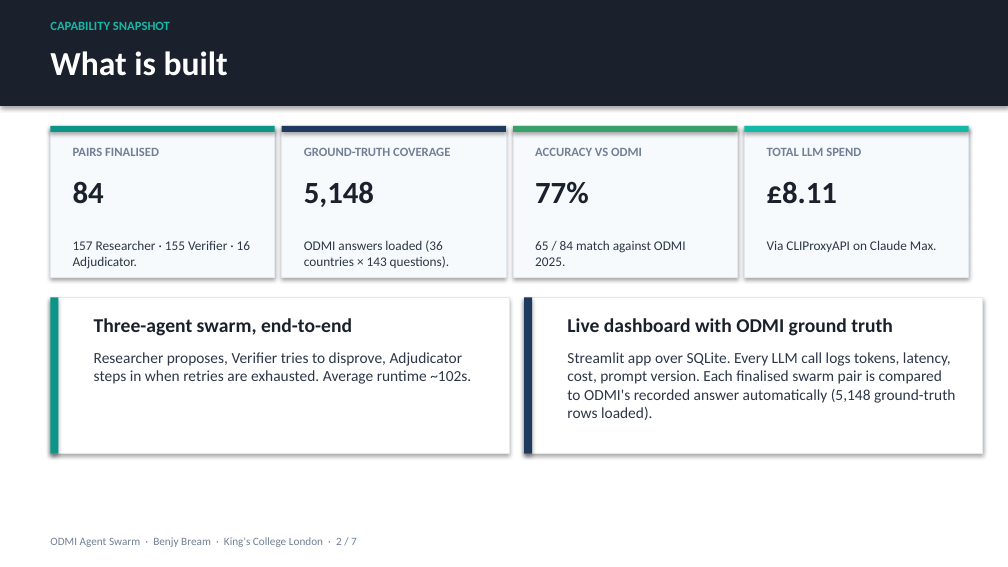
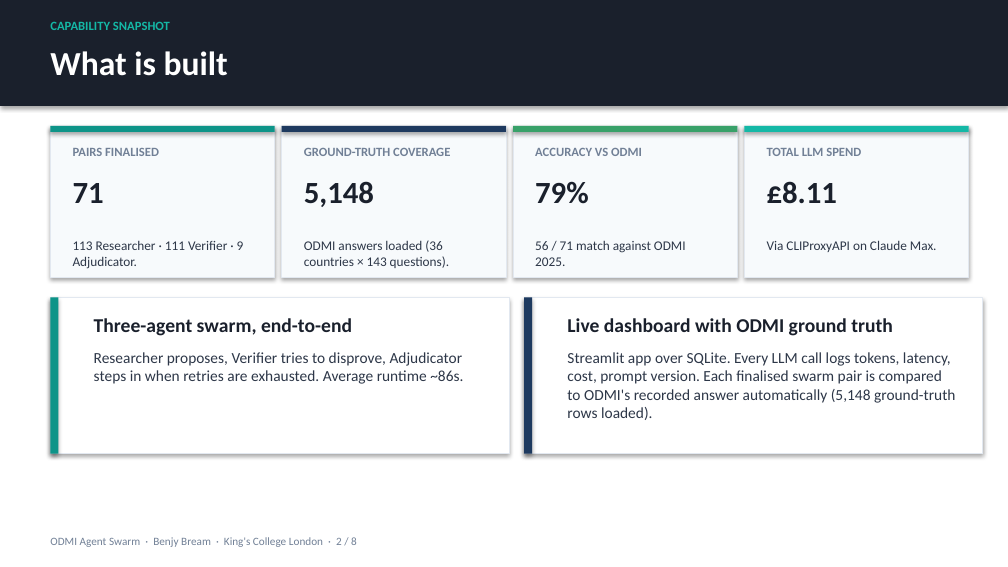
Before and after one commit to benjyb1/odmi-agent-swarm, a slide deck: slide 2 of docs/PROGRESS_SLIDES_2026-05-14.pptx. Drawn at 1008x567 pixels with LibreOffice and Linux fonts; fonts in the diff are those of the drawing. Boxes give left, top, right and bottom in pixels: in the first picture for what was removed or moved away, otherwise in the second. Text is boxed around its words. In the diff, an @@ line names an element or a change of style, - is before the commit and + after.

```diff
--- a/docs/PROGRESS_SLIDES_2026-05-14.pptx
+++ b/docs/PROGRESS_SLIDES_2026-05-14.pptx
@@ text at <box>73,183,104,203</box>: text changed @@
-84
+71
@@ text at <box>535,181,589,204</box>: text changed @@
-77%
+79%
@@ text at <box>73,241,244,269</box>: text changed @@
-157 Researcher · 155 Verifier · 16 Adjudicator.
+113 Researcher · 111 Verifier · 9 Adjudicator.
@@ text at <box>535,241,686,266</box>: text changed @@
-65 / 84 match against ODMI 2025.
+56 / 71 match against ODMI 2025.
@@ text at <box>94,352,463,384</box>: text changed @@
-Researcher proposes, Verifier tries to disprove, Adjudicator steps in when retries are exhausted. Average runtime ~102s.
+Researcher proposes, Verifier tries to disprove, Adjudicator steps in when retries are exhausted. Average runtime ~86s.
@@ text at <box>50,537,357,547</box>: text changed @@
-ODMI Agent Swarm · Benjy Bream · King's College London · 2 / 7
+ODMI Agent Swarm · Benjy Bream · King's College London · 2 / 8
```
Also in this commit, not shown: 5 other slides changed, 1 slide added, 1 other file.
